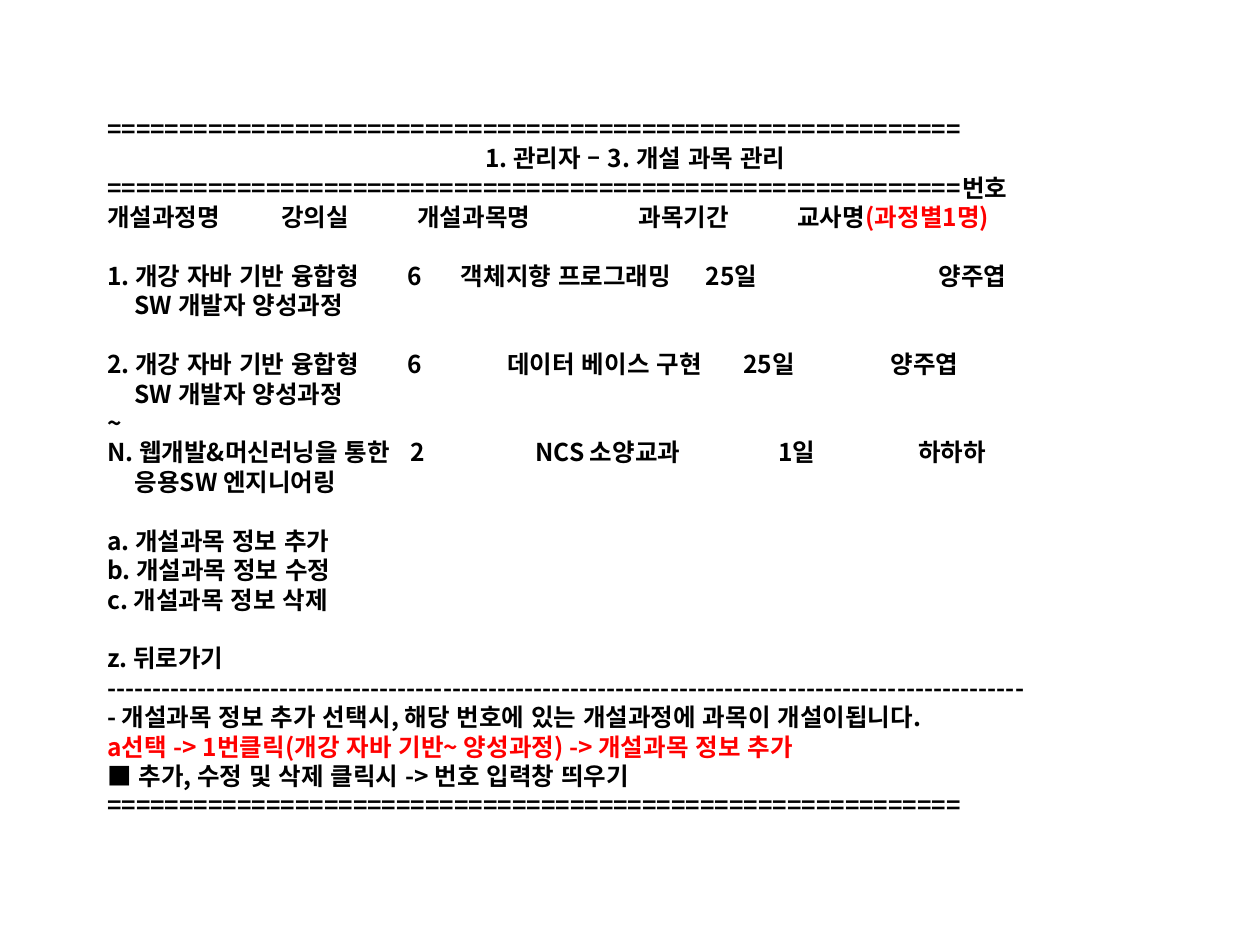
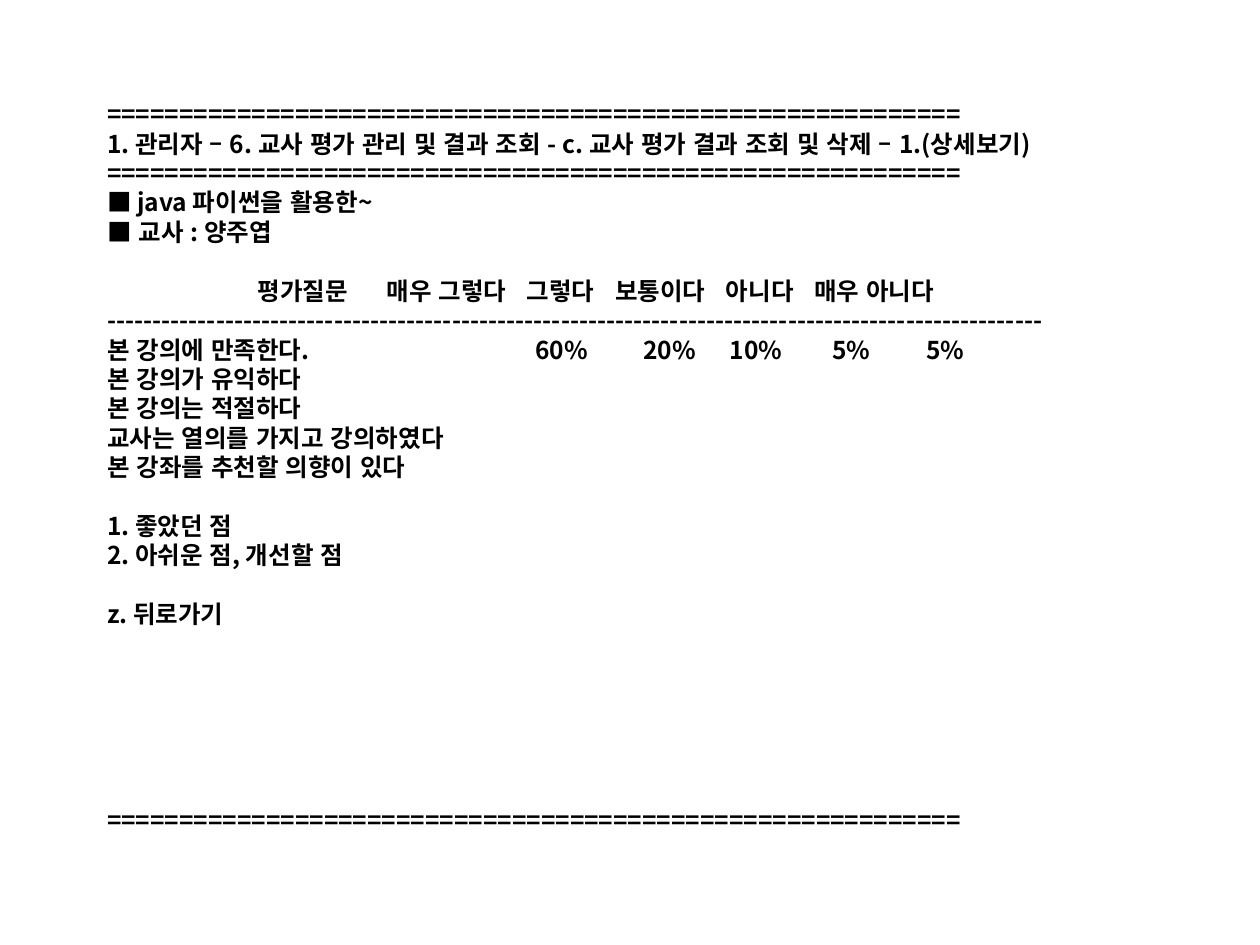
Before and after one commit to Yian-Kim/SEDU-Center, a slide deck: slide 47 of 03. 화면설계/01. 관리자/[디비2조]화면설계_관리자.pptx (slide 22 before the commit). Drawn at 1260x945 pixels with LibreOffice and Linux fonts; fonts in the diff are those of the drawing. Boxes give left, top, right and bottom in pixels: in the first picture for what was removed or moved away, otherwise in the second. Text is boxed around its words. In the diff, an @@ line names an element or a change of style, - is before the commit and + after.

Commit message:
1. POWER POINT 파일 수정
- [디비2조]화면설계_관리자.pptx 파일 수정
  (03. 화면설계\01. 관리자\[디비2조]화면설계_관리자.pptx)
- 관리자 메뉴 6번 교사평가 관리 및 결과 조회 수정

```diff
--- a/03. 화면설계/01. 관리자/[디비2조]화면설계_관리자.pptx
+++ b/03. 화면설계/01. 관리자/[디비2조]화면설계_관리자.pptx
@@ text at box(107, 132, 1030, 625): text changed @@
-===========================================================
-1. 관리자 – 3. 개설 과목 관리===========================================================번호 개설과정명 강의실 개설과목명 과목기간 교사명(과정별1명)
-1. 개강 자바 기반 융합형 6 객체지향 프로그래밍 25일 양주엽
-SW 개발자 양성과정
-2. 개강 자바 기반 융합형 6 데이터 베이스 구현 25일 양주엽
-SW 개발자 양성과정
-~
-N. 웹개발&머신러닝을 통한 2 NCS 소양교과 1일 하하하
-응용SW 엔지니어링
-a. 개설과목 정보 추가
-b. 개설과목 정보 수정
-c. 개설과목 정보 삭제
-z. 뒤로가기
------------------------------------------------------------------------------------------------------
-- 개설과목 정보 추가 선택시, 해당 번호에 있는 개설과정에 과목이 개설이됩니다.
-a선택 -> 1번클릭(개강 자바 기반~ 양성과정) -> 개설과목 정보 추가
-■ 추가, 수정 및 삭제 클릭시 -> 번호 입력창 띄우기
-===========================================================
+===========================================================
+1. 관리자 – 6. 교사 평가 관리 및 결과 조회 - c. 교사 평가 결과 조회 및 삭제 – 1.(상세보기)
+===========================================================
+■ java 파이썬을 활용한~
+■ 교사 : 양주엽
+평가질문 매우 그렇다 그렇다 보통이다 아니다 매우 아니다
+-------------------------------------------------------------------------------------------------------
+본 강의에 만족한다. 60% 20% 10% 5% 5%
+본 강의가 유익하다
+본 강의는 적절하다
+교사는 열의를 가지고 강의하였다
+본 강좌를 추천할 의향이 있다
+1. 좋았던 점
+2. 아쉬운 점, 개선할 점
+z. 뒤로가기
+===========================================================
```
Also in this commit, not shown: 9 other slides changed, 1 slide added, 8 slides removed.
